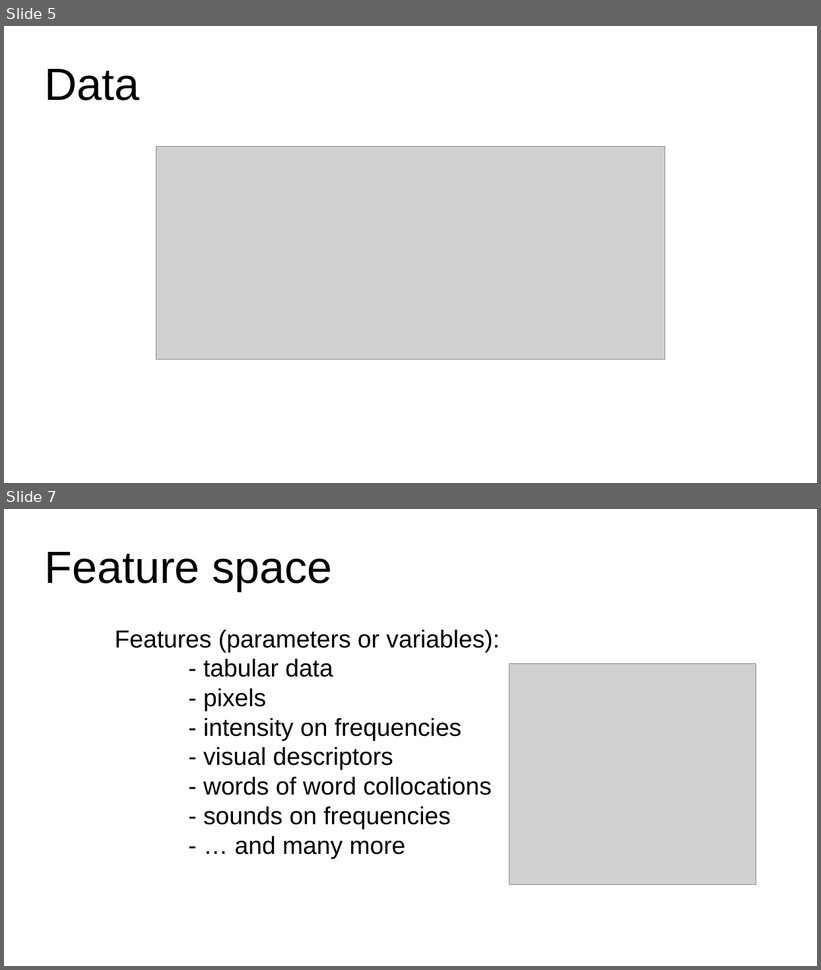
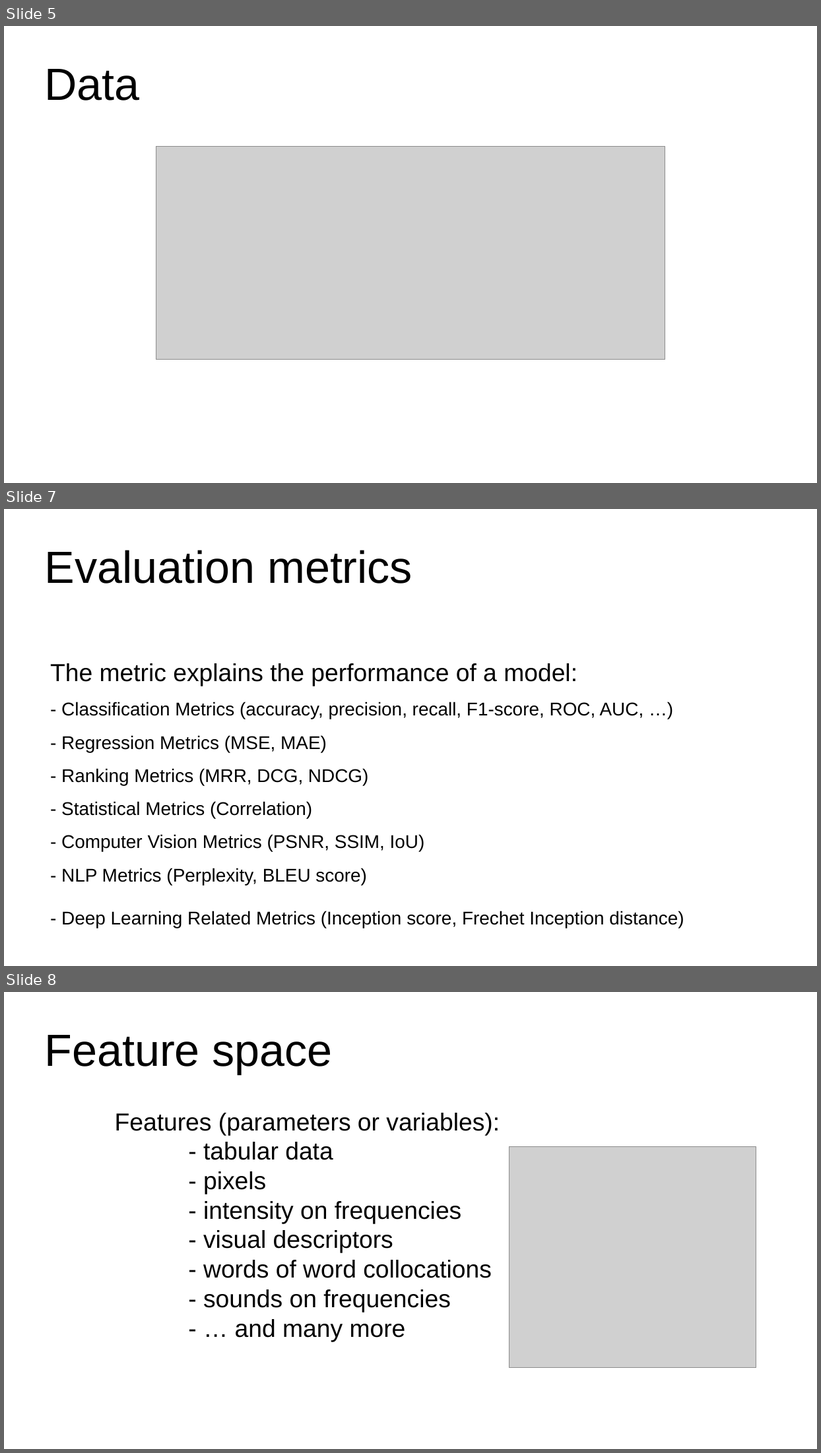
Before and after one commit to DzygaSkoryk/astronomy_python, a slide deck: ML/ML_intro_slides.odp. Shown one above the other, each under a label of ours: slides 5 and 7 before the commit, slides 5, 7 and 8 after it; the slides between them are not shown. The pictures are 821x970 and 821x1453 pixels, drawn with LibreOffice and Linux fonts; fonts in the diff are those of the drawing; grey boxes stand for pictures. Boxes give left, top, right and bottom in pixels: in the first picture for what was removed or moved away, otherwise in the second. Text is boxed around its words. In the diff, an @@ line names an element or a change of style, - is before the commit and + after.

```diff
--- a/ML/ML_intro_slides.odp
+++ b/ML/ML_intro_slides.odp
@@ slide 7 added at (4, 509, 817, 966), background #FFFFFF @@
@@ title added at (45, 550, 413, 584), 44 pt, text #000000 @@
+Evaluation metrics
@@ title added at (50, 663, 684, 928), 18 pt, text #000000 @@
+The metric explains the performance of a model:
+- Classification Metrics (accuracy, precision, recall, F1-score, ROC, AUC, …)
+- Regression Metrics (MSE, MAE)
+- Ranking Metrics (MRR, DCG, NDCG)
+- Statistical Metrics (Correlation)
+- Computer Vision Metrics (PSNR, SSIM, IoU)
+- NLP Metrics (Perplexity, BLEU score)
+- Deep Learning Related Metrics (Inception score, Frechet Inception distance)
@@ what was slide 7 is now slide 8 @@
```
Also in this commit, not shown: 1 slide changed, 4 slides removed, 3 other files.
